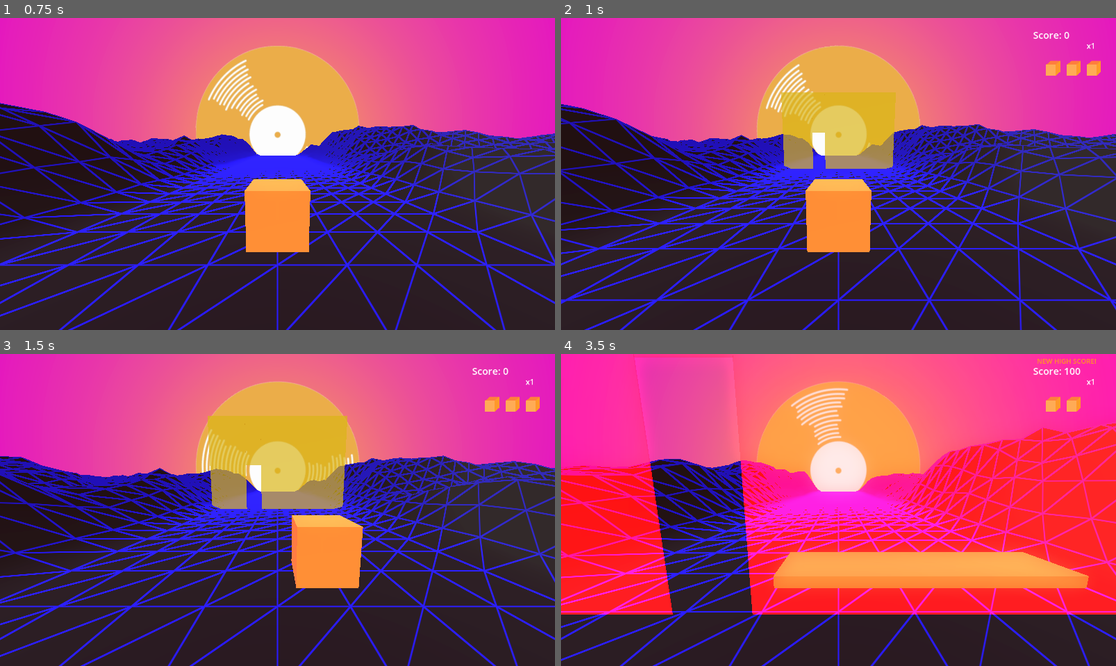
Above: before the commit, frames 1-4 (two rows, left to right).
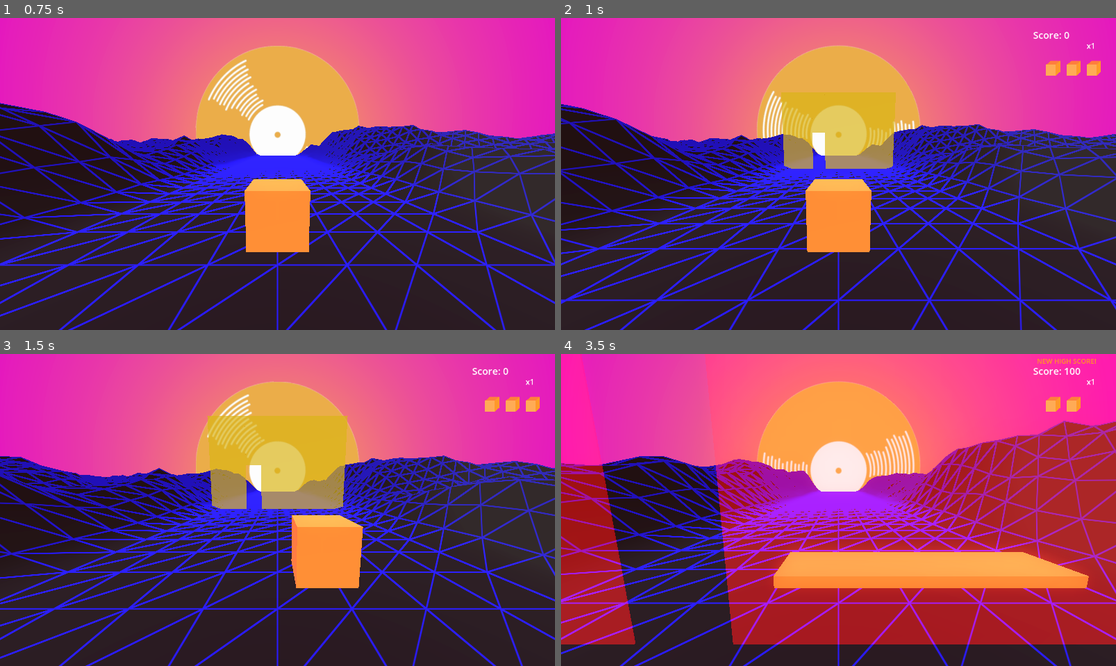
Above: after the commit, the same moments.

Repository: gabriellebrand/Neon-Strech
Game: Godot game, scene res://Scenes/GameLoop.tscn
Same seed, same stepped clock (60 frames per second), same inputs: the game is played once before the commit and once after it. Sound files missing from this copy of the repository are replaced by a short silence.
Inputs:
- Up to frame 1 (0.75 s): click "PLAY" at 0.5 s
- Up to frame 2 (1 s): no input
- Up to frame 3 (1.5 s): hold D (move_right) from 1.28 s (still down)
- Up to frame 4 (3.5 s): release D (move_right) at 2.03 s; hold S (stretch_down) 2.03-2.78 s; hold D (move_right) from 2.78 s (still down)

Frame 1 is identical in both runs. In frame 2, 2.3% of the frame differs, in the area x 0-100%, y 8-100%; in frame 3, 10%; in frame 4, 52%, in the area x 0-100%, y 0-100%.

Commit message:
Walls, terrain e vinil aumentam o bpm ao longo da run

Diff:
--- a/GameJam/Scripts/GameManager.gd
+++ b/GameJam/Scripts/GameManager.gd
@@ -9,7 +9,9 @@
 @onready var has_new_high_score = false
 @onready var current_multiplier = 1
 
-@onready var current_bpm = 100
+@onready var starting_bpm = 100
+@onready var current_bpm = starting_bpm
+@onready var bpm_acceleration = (60.0/current_bpm) * 8 * 0.5
 
 const wall_spawn_distance_to_player = 12
 const beats_to_player =  4
@@ -21,7 +23,11 @@
     get:
         return wall_spawn_distance_to_player * (current_bpm/60.0) / beats_to_player
 
+func _process(delta: float) -> void:
+    current_bpm += bpm_acceleration * delta
+
 func start_run():
+    current_bpm = starting_bpm
     entry_point.start_run()
 
 func end_run():
@@ -49,7 +55,6 @@
     print(streak, " ", current_multiplier)
     entry_point.update_multiplier_label(current_multiplier)
 
-
 func compute_score(run_time):
     var score = int(run_time) * 50 * current_multiplier
     return score
--- a/GameJam/Scripts/Level.gd
+++ b/GameJam/Scripts/Level.gd
@@ -21,7 +21,7 @@
 func _process(delta):
     current_run_time += delta
     emit_signal("current_run_time_changed", current_run_time)
-    background_vinyl.rotate(Vector3(0,0,1), delta)
+    background_vinyl.rotate(Vector3(0,0,1), GameManager.current_speed * delta)
 
 func _on_conductor_measure_changed(position: Variant) -> void:
     if (position % 4 == 1):
--- a/GameJam/Scripts/LevelSoundTrack.gd
+++ b/GameJam/Scripts/LevelSoundTrack.gd
@@ -12,7 +12,6 @@
 
 
 func _on_conductor_loop_changed(loop_counter) -> void:
-    print(loop_counter)
     if loop_counter == 1:
         drums_audio_stream_player.volume_db = 0
     elif loop_counter == 2:
